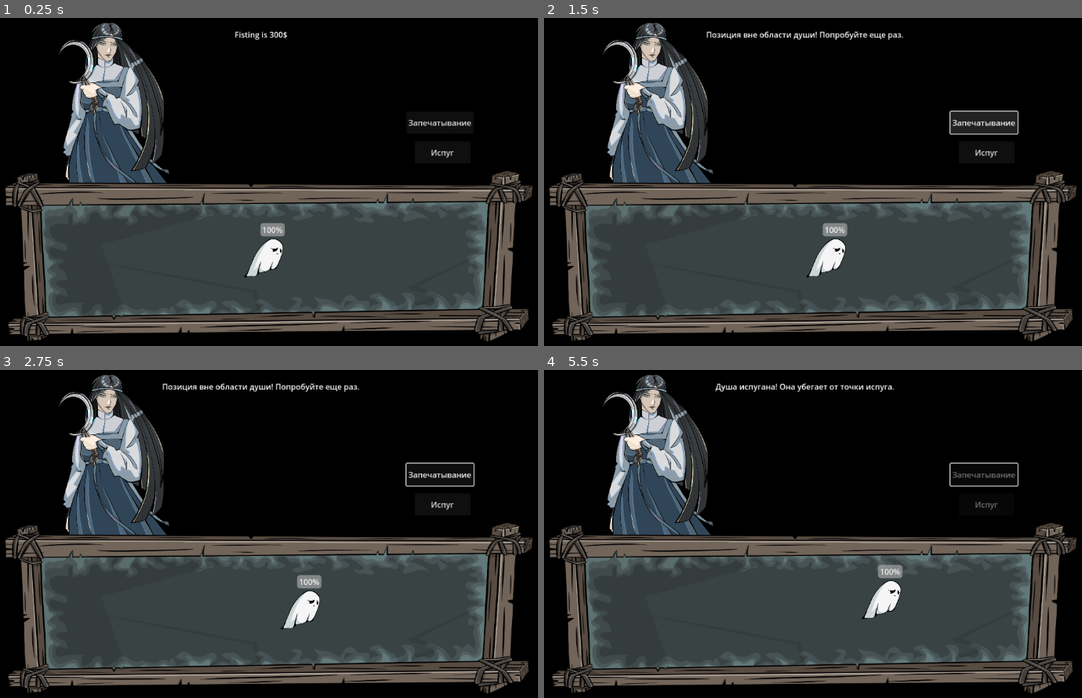
Above: before the commit, frames 1-4 (two rows, left to right).
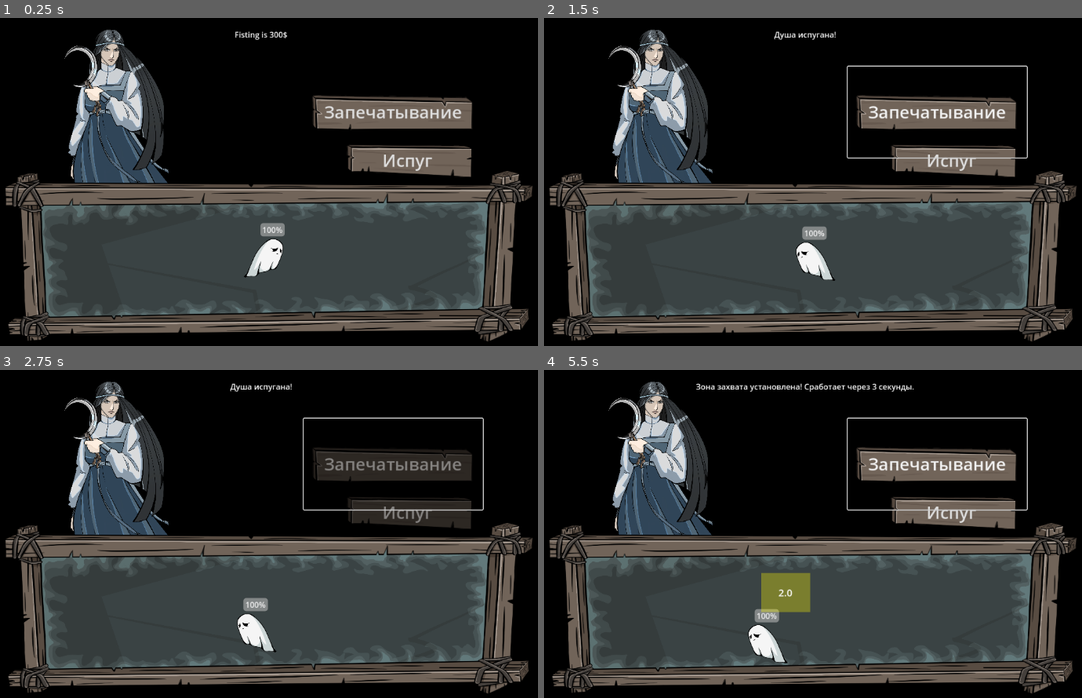
Above: after the commit, the same moments.

Repository: Ssssssaber/mara-winter-slumber
Game: Godot game, scene res://scenes/2d/environment/battle_scene.tscn
Two runs of this game, one before a commit and one after it. Both use one fixed random seed, a clock stepped at 60 frames per second and the inputs below.
Inputs (mouse positions are in pixels of both pictures, inside the frame that each line leads up to):
- Up to frame 1 (0.25 s): no input
- Up to frame 2 (1.5 s): click "Испуг" at 0.5 s; click "Запечатывание" at 1.25 s
- Up to frame 3 (2.75 s): move the mouse to (408, 504) at 2.02 s; hold Right (ui_right) from 2.03 s (still down); click (408, 504) at 2.17 s
- Up to frame 4 (5.5 s): move the mouse to (694, 540) at 2.77 s; release Right (ui_right) at 2.78 s; hold Down (ui_down) 2.78-3.53 s; click (694, 540) at 2.92 s; move the mouse to (877, 445) at 3.52 s; hold Right (ui_right) 3.53-4.28 s; click (877, 445) at 3.67 s; move the mouse to (786, 593) at 4.27 s; hold Up (ui_up) 4.28-5.03 s; click (786, 593) at 4.42 s; move the mouse to (1006, 573) at 5.02 s; hold Left (ui_left) from 5.03 s (still down); click (1006, 573) at 5.17 s

The runs differ from the first frame. In frame 1, 8.2% of the frame differs, in the area x 10-88%, y 1-51%; in frame 2, 10%; in frame 3, 10%; in frame 4, 12%, in the area x 10-90%, y 1-90%.

Commit message:
(fix): fixed intimidate button

Diff:
--- a/scenes/2d/environment/battle_scene.tscn
+++ b/scenes/2d/environment/battle_scene.tscn
@@ -1,13 +1,20 @@
-[gd_scene load_steps=9 format=3 uid="uid://cmjp8iqyl8p8q"]
+[gd_scene load_steps=11 format=3 uid="uid://cmjp8iqyl8p8q"]
 
 [ext_resource type="PackedScene" uid="uid://c4vcy61g6muyu" path="res://scenes/2d/characters/Soul.tscn" id="1_1niic"]
-[ext_resource type="Texture2D" uid="uid://cbcpohtvf1r8x" path="res://assets/2d/characters/IMG_0644.PNG" id="1_iod56"]
+[ext_resource type="Texture2D" uid="uid://defaaj7nge71" path="res://assets/2d/characters/new/мара 0.1.PNG" id="1_4vdcg"]
 [ext_resource type="Script" uid="uid://colt06nrwoodo" path="res://scripts/2d/characters/soul.gd" id="2_1niic"]
 [ext_resource type="Script" uid="uid://v254gqat2uch" path="res://scripts/2d/environment/BattleController.gd" id="2_5p8w8"]
 [ext_resource type="Texture2D" uid="uid://c27u0o5ylfjhe" path="res://assets/2d/environment/IMG_0636.PNG" id="3_5p8w8"]
 [ext_resource type="PackedScene" uid="uid://1ag12pvvb2uu" path="res://scenes/2d/environment/capture_zone.tscn" id="4_aqiqb"]
-[ext_resource type="Texture2D" uid="uid://dsuw35uij6oot" path="res://assets/2d/environment/IMG_0643.PNG" id="5_4vdcg"]
-[ext_resource type="Texture2D" uid="uid://t05e50fsf81w" path="res://assets/2d/environment/IMG_0642.PNG" id="6_q6iye"]
+[ext_resource type="Texture2D" uid="uid://bln3pg8bmoixx" path="res://assets/2d/environment/new/плашка 3.PNG" id="5_q6iye"]
+[ext_resource type="Texture2D" uid="uid://bqq6dos0cqqvq" path="res://assets/2d/environment/new/плашка 2.PNG" id="6_3nml5"]
+
+[sub_resource type="SystemFont" id="SystemFont_4vdcg"]
+font_names = PackedStringArray("Monomakh Unicode")
+
+[sub_resource type="SystemFont" id="SystemFont_q6iye"]
+font_names = PackedStringArray("Monomakh Unicode")
+font_stretch = 200
 
 [node name="BattleScene" type="Node2D"]
 
@@ -17,9 +24,9 @@
 color = Color(0, 0, 0, 1)
 
 [node name="Sprite2D" type="Sprite2D" parent="Background"]
-position = Vector2(627, 330)
-scale = Vector2(0.3, 0.3)
-texture = ExtResource("1_iod56")
+position = Vector2(311.00003, 228)
+scale = Vector2(0.12, 0.12)
+texture = ExtResource("1_4vdcg")
 
 [node name="SoulArea" type="ColorRect" parent="."]
 custom_minimum_size = Vector2(400, 300)
@@ -40,32 +47,32 @@
 script = ExtResource("2_1niic")
 
 [node name="IntimidateButton" type="Button" parent="."]
-offset_left = 929.0
-offset_top = 302.0
-offset_right = 1043.0
-offset_bottom = 347.0
+offset_left = 765.0
+offset_top = 272.0
+offset_right = 1064.043
+offset_bottom = 409.0
+theme_override_fonts/font = SubResource("SystemFont_4vdcg")
+theme_override_font_sizes/font_size = 35
 text = "Испуг
 "
-
-[node name="Sprite2D" type="Sprite2D" parent="IntimidateButton"]
-visible = false
-position = Vector2(-101, 90)
-scale = Vector2(0.23059897, 0.2407407)
-texture = ExtResource("5_4vdcg")
+icon = ExtResource("5_q6iye")
+flat = true
+icon_alignment = 1
+expand_icon = true
 
 [node name="CaptureButton" type="Button" parent="."]
-offset_left = 912.0
-offset_top = 241.0
-offset_right = 1049.0
-offset_bottom = 286.0
+offset_left = 702.0
+offset_top = 149.0
+offset_right = 1068.0
+offset_bottom = 335.0
+theme_override_fonts/font = SubResource("SystemFont_q6iye")
+theme_override_font_sizes/font_size = 35
 text = "Запечатывание
 "
-
-[node name="Sprite2D" type="Sprite2D" parent="CaptureButton"]
-visible = false
-position = Vector2(-115.99997, 161.99998)
-scale = Vector2(0.26197916, 0.2539352)
-texture = ExtResource("6_q6iye")
+icon = ExtResource("6_3nml5")
+flat = true
+icon_alignment = 1
+expand_icon = true
 
 [node name="BattleController" type="Node" parent="."]
 script = ExtResource("2_5p8w8")
--- /dev/null
+++ b/scenes/2d/environment/dialogue_scene.tscn
@@ -0,0 +1,3 @@
+[gd_scene format=3 uid="uid://da000hxx7xfpa"]
+
+[node name="DialogueScene" type="Node2D"]
--- a/scripts/2d/characters/soul.gd
+++ b/scripts/2d/characters/soul.gd
@@ -86,7 +86,7 @@
 	var new_position = position + velocity * delta
 
 	# Безопасное расстояние от границ
-	var safe_margin2: float = 60
+	var safe_margin2: float = 70
 
 	# Рассчитываем границы с безопасной зоной
 	var left_bound = safe_margin2
@@ -187,7 +187,7 @@
 	print("Направление ОТ точки: ", direction_away)
 
 	# Если точка очень близко к душе, выбираем случайное направление
-	if to_fright_point.length() < 50:  # 50 пикселей - минимальное расстояние
+	if to_fright_point.length() < 20:
 		print("Точка слишком близко, выбираем случайное направление")
 		var random_angle = randf() * 2 * PI
 		direction_away = Vector2(cos(random_angle), sin(random_angle))
--- a/scripts/2d/environment/BattleController.gd
+++ b/scripts/2d/environment/BattleController.gd
@@ -60,14 +60,9 @@
 	is_placing_intimidate = true
 	battle_text.text = "Кликните мышкой чтобы испугать душу в выбранном направлении"
 
-	# Создаем точку для предпросмотра
+	# Создаем точку используя тот же подход, что и для зоны захвата
 	temp_intimidate_point = Sprite2D.new()
-
-	# Создаем простую текстуру для точки
-	var image = Image.create(16, 16, false, Image.FORMAT_RGBA8)
-	image.fill(Color.PURPLE)
-	var texture = ImageTexture.create_from_image(image)
-	temp_intimidate_point.texture = texture
+	temp_intimidate_point.set_script(preload("res://scripts//2d//environment//intimidate_point.gd"))
 
 	capture_zones_container.add_child(temp_intimidate_point)
 
@@ -77,34 +72,25 @@
 	if not is_placing_intimidate or not temp_intimidate_point:
 		return
 
-	# ПРОСТО ИСПОЛЬЗУЕМ ГЛОБАЛЬНЫЕ КООРДИНАТЫ!
-	var mouse_global_pos = mouse_event.global_position
+	# Используем текущую позицию точки
+	var final_global_pos = temp_intimidate_point.global_position
 
-	print("=== ПРИМЕНЕНИЕ ИСПУГА ===")
-	print("Мышь (глобальная): ", mouse_global_pos)
-	print("Душа (глобальная): ", soul.global_position)
-	print("SoulArea (глобальная): ", soul_area.global_position)
+	# Деактивируем предпросмотр
+	if temp_intimidate_point.has_method("activate"):
+		temp_intimidate_point.activate()
 
-	# Проверяем что позиция внутри SoulArea
-	var area_global_rect = Rect2(soul_area.global_position, soul_area.size)
-	if area_global_rect.has_point(mouse_global_pos):
-		# ПЕРЕДАЕМ ГЛОБАЛЬНЫЕ КООРДИНАТЫ напрямую!
-		soul.intimidate_from_point(mouse_global_pos)
+	print("Точка испуга: ", final_global_pos)
+	print("Душа: ", soul.global_position)
 
-		# Визуализируем точку испуга
-		temp_intimidate_point.global_position = mouse_global_pos
+	# Передаем координаты в душу
+	soul.intimidate_from_point(final_global_pos)
 
-		battle_text.text = "Душа испугана! Она убегает от точки испуга."
+	battle_text.text = "Душа испугана!"
 
-		# Удаляем точку через короткое время
-		var timer = get_tree().create_timer(0.5)
-		await timer.timeout
-		_remove_intimidate_point()
-
-		is_placing_intimidate = false
-		_start_cooldown()
-	else:
-		battle_text.text = "Позиция вне области души! Попробуйте еще раз."
+	await get_tree().create_timer(0.5).timeout
+	_remove_intimidate_point()
+	is_placing_intimidate = false
+	_start_cooldown()
 
 func _cancel_intimidate_placement():
 	if is_placing_intimidate and temp_intimidate_point:
--- /dev/null
+++ b/scripts/2d/environment/intimidate_point.gd
@@ -0,0 +1,21 @@
+extends Sprite2D
+
+class_name intimidate_point
+
+var is_preview: bool = true
+
+func _ready():
+	# Настраиваем внешний вид точки
+	modulate = Color.PURPLE
+	scale = Vector2(0.5, 0.5)
+
+func _process(delta):
+	if is_preview:
+		# ТОЧНО ТАК ЖЕ КАК В CAPTURE_ZONE.GD
+		var mouse_pos = get_global_mouse_position()
+		var local_mouse_pos = get_parent().get_global_transform().affine_inverse() * mouse_pos
+		position = local_mouse_pos
+
+func activate():
+	is_preview = false
+	set_process(false)
Binary file added: assets/2d/characters/new/женщина молодая 0.1.PNG
Not shown, added: assets/2d/characters/new/женщина молодая 0.1.PNG.import
Binary file added: assets/2d/characters/new/женщина средний возраст 0.1.PNG
Not shown, added: assets/2d/characters/new/женщина средний возраст 0.1.PNG.import
Binary file added: assets/2d/characters/new/женщина старая 0.1.PNG
Not shown, added: assets/2d/characters/new/женщина старая 0.1.PNG.import
Binary file added: assets/2d/characters/new/мара 0.1.PNG
Not shown, added: assets/2d/characters/new/мара 0.1.PNG.import
Binary file added: assets/2d/characters/new/мужчина молодой 0.1.PNG
Not shown, added: assets/2d/characters/new/мужчина молодой 0.1.PNG.import
Binary file added: assets/2d/characters/new/мужчина средний возраст 0.1.PNG
Not shown, added: assets/2d/characters/new/мужчина средний возраст 0.1.PNG.import
(and 5 more such lines)
